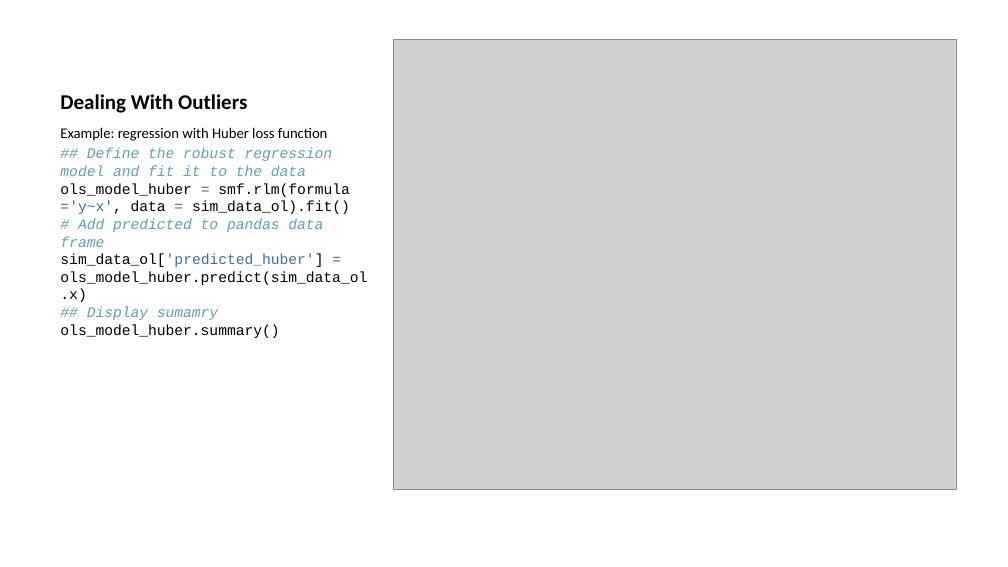
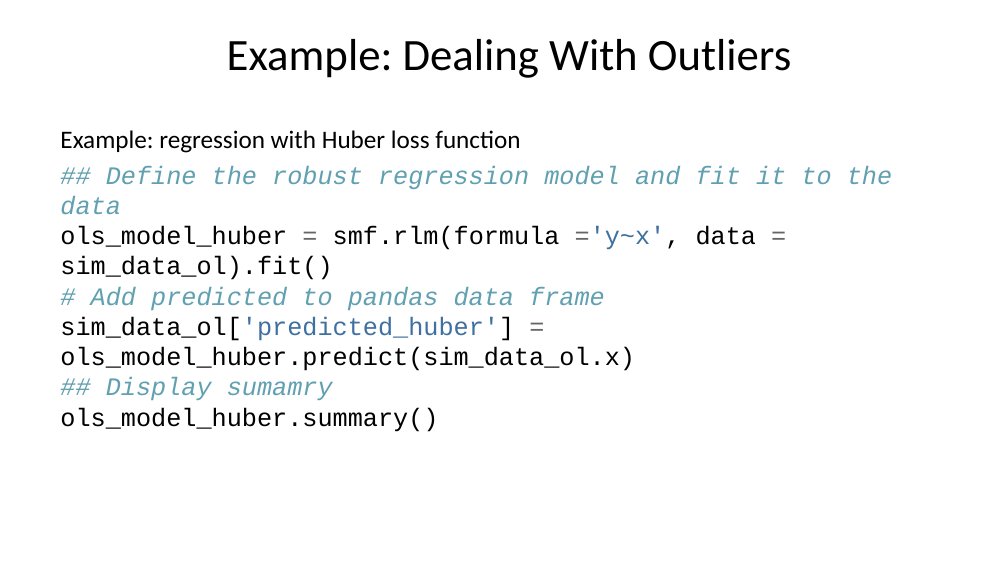
Before and after one commit to StephenElston/CSCI-E-83, a slide deck: slide 38 of LectureSlides/10b_ModelsFor OutliersAndOverdispersion.pptx (slide 37 before the commit). Drawn at 1008x567 pixels with LibreOffice and Linux fonts; fonts in the diff are those of the drawing; grey boxes stand for pictures. Boxes give left, top, right and bottom in pixels: in the first picture for what was removed or moved away, otherwise in the second. Text is boxed around its words. In the diff, an @@ line names an element or a change of style, - is before the commit and + after.

```diff
--- a/LectureSlides/10b_ModelsFor OutliersAndOverdispersion.pptx
+++ b/LectureSlides/10b_ModelsFor OutliersAndOverdispersion.pptx
@@ title at <box>227,39,791,78</box>: text changed; size 15 to 32 pt; bold off @@
-Dealing With Outliers
+Example: Dealing With Outliers
@@ picture removed at <box>393,39,956,490</box> @@
@@ text "Example: regression with Huber loss ..." at <box>60,130,892,432</box>: size 10.5 to 18 pt; more space between paragraphs @@
```
Also in this commit, not shown: 7 other slides changed, 2 slides added, 1 slide removed, 1 other file.
